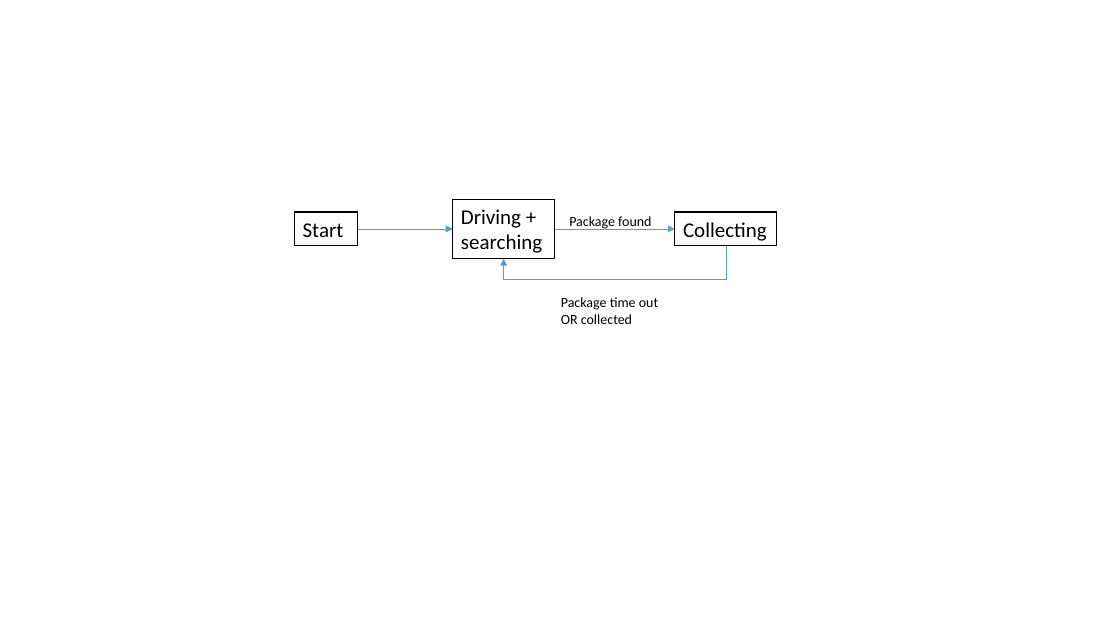
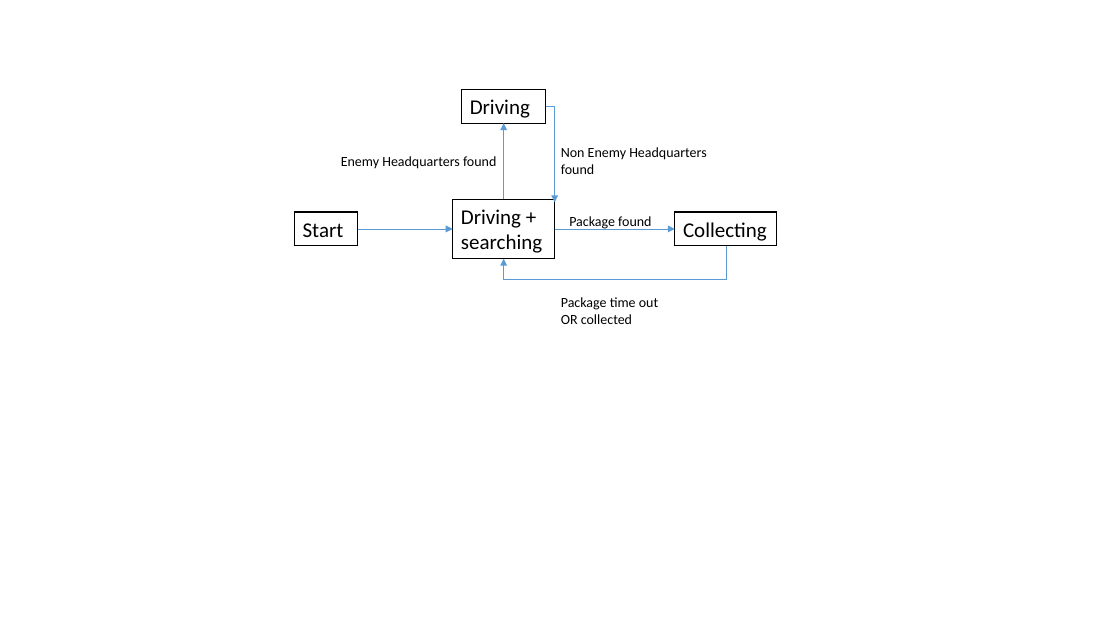
Before and after one commit to petern3/Group-10, a slide deck: slide 1 of Reports/Graphics/Final flow used.pptx. Drawn at 1120x630 pixels with LibreOffice and Linux fonts; fonts in the diff are those of the drawing. Boxes give left, top, right and bottom in pixels: in the first picture for what was removed or moved away, otherwise in the second. Text is boxed around its words. In the diff, an @@ line names an element or a change of style, - is before the commit and + after.

```diff
--- a/Reports/Graphics/Final flow used.pptx
+++ b/Reports/Graphics/Final flow used.pptx
@@ rectangle added at (461, 89, 546, 123), fill #FFFFFF, outline #000000 1 pt, 18 pt, text #000000 @@
+Driving
@@ elbow arrow added from (546, 106) to (555, 202), #5B9BD5 0.5 pt @@
@@ arrow added from (504, 199) to (504, 124), #5B9BD5 0.5 pt @@
@@ text added at (561, 147, 707, 174), 12 pt, text #000000 @@
+Non Enemy Headquarters found
@@ text added at (341, 156, 496, 169), 12 pt, text #000000 @@
+Enemy Headquarters found
```
Also in this commit, not shown: 4 other files.
